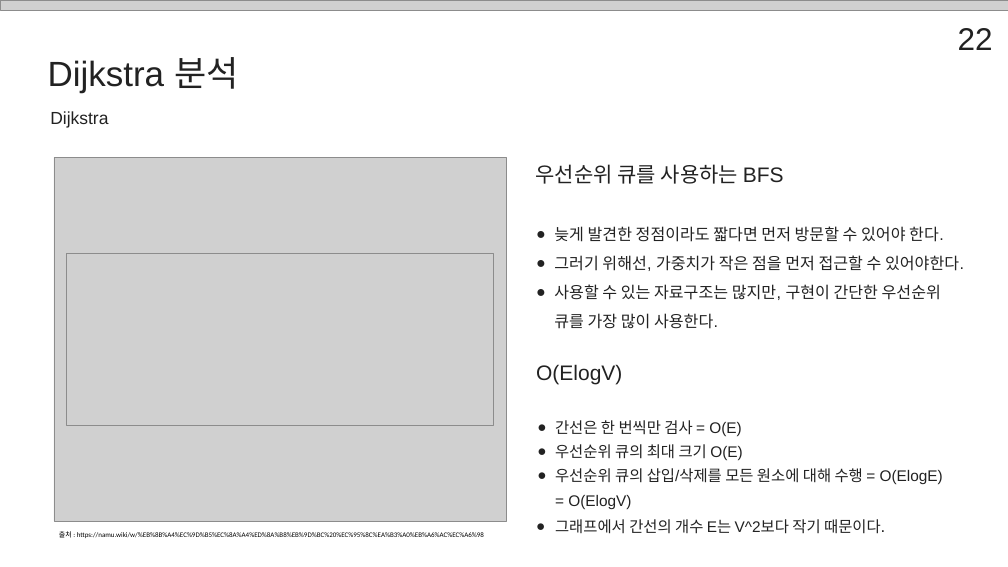
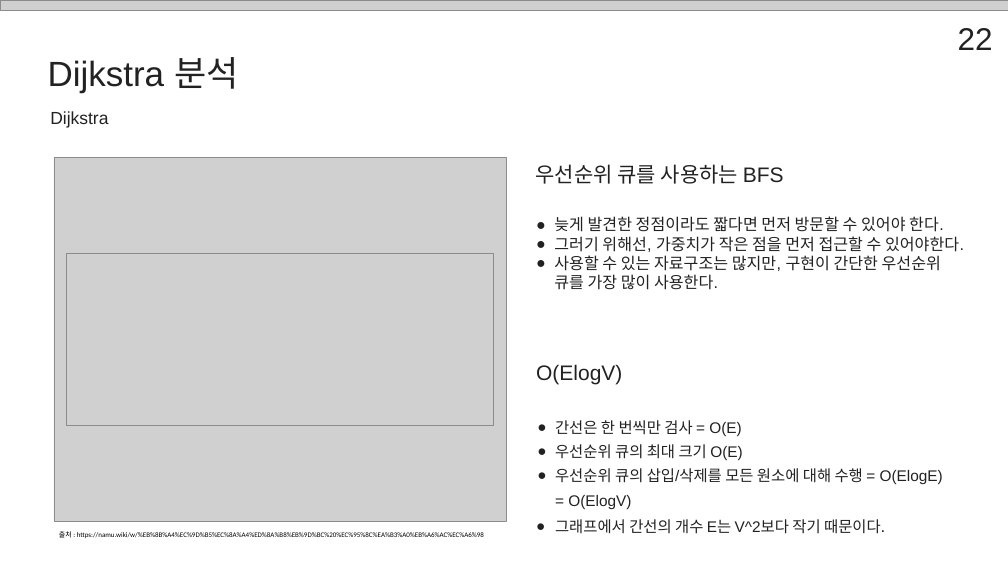
Before and after one commit to SSAFY-Seoul-Class-7/SSAFY_14th_Seminar, a slide deck: slide 22 of 송현우/Shortest_path_송현우.pptx. Drawn at 1008x567 pixels with LibreOffice and Linux fonts; fonts in the diff are those of the drawing; grey boxes stand for pictures; background and template pictures are left out. Boxes give left, top, right and bottom in pixels: in the first picture for what was removed or moved away, otherwise in the second. Text is boxed around its words. In the diff, an @@ line names an element or a change of style, - is before the commit and + after.

```diff
--- a/송현우/Shortest_path_송현우.pptx
+++ b/송현우/Shortest_path_송현우.pptx
@@ text "늦게 발견한 정점이라도 짧다면 먼저 ..." at (554, 216, 964, 290): line spacing 1.5 to 1 @@
```
Also in this commit, not shown: 9 other slides changed.
